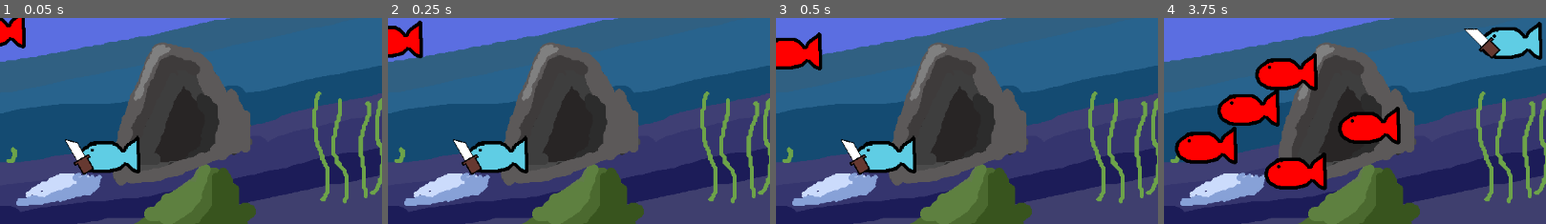
Above: before the commit, frames 1-4 (left to right).
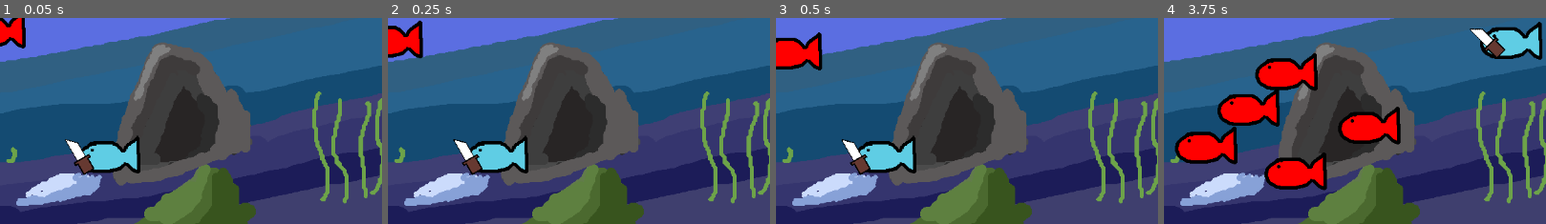
Above: after the commit, the same moments.

Repository: tony10201/FISH
Game: Godot game, scene res://Assets/Levels/main.tscn
Two runs of this game, one before a commit and one after it. Both use one fixed random seed, a clock stepped at 60 frames per second and the inputs below. The engine's default icon, where the game draws it, is replaced by a stand-in: a white triangle on a blue panel in a dark square.
Inputs (mouse positions are % of the whole screen's width and height, from its top left):
- Up to frame 1 (0.05 s): no input
- Up to frame 2 (0.25 s): no input
- Up to frame 3 (0.5 s): no input
- Up to frame 4 (3.75 s): move the mouse to (72, 43) at 0.52 s; press the mouse at (72, 43) at 0.53 s; hold D (Right) 0.53-1.28 s; move the mouse to (30, 53) at 1.27 s; release the mouse at (30, 53) at 1.28 s; hold S (Down) 1.28-2.03 s; click (30, 53) at 1.35 s; move the mouse to (60, 25) at 2.02 s; press the mouse at (60, 25) at 2.03 s; hold D (Right) 2.03-2.78 s; move the mouse to (45, 69) at 2.77 s; release the mouse at (45, 69) at 2.78 s; hold W (Up) 2.78-3.53 s; click (45, 69) at 2.85 s; move the mouse to (80, 64) at 3.52 s; press the mouse at (80, 64) at 3.53 s; hold A (Left) from 3.53 s (still down)
The pictures show only the part of the screen within x 42-92%, y 30-80%; the shares and areas given below are measured in that part.

The runs differ from the first frame. In frame 1, 0.1% of the frame differs, in the area x 17-25%, y 58-76%; in frame 2, 0.2%; in frame 3, 0.2%; in frame 4, 0.5%, in the area x 78-90%, y 5-20%.

Commit message:
fishy blade way cooler now

Diff:
--- a/Assets/Player/Player.gd
+++ b/Assets/Player/Player.gd
@@ -8,19 +8,26 @@
 
 func _physics_process(_delta: float) -> void:
 	inputs()
+	moveKnife()
 	#animation stoof idk flip if moving at a certain way
 	if velocity.x >= .5:
 		$Sprite2D.flip_h = true
 		movingLeft = false
-		$Knife.global_position.x = global_position.x + 45
-		$Knife.global_rotation = global_rotation + 45
 	if velocity.x <= -0.5:
 		$Sprite2D.flip_h = false
 		movingLeft = true
-		$Knife.global_position.x = global_position.x - 45
-		$Knife.global_rotation = global_rotation
+
 	move_and_slide()
 
+#moves knife left and right with a delay between moving lol might change to a tween or something smoother :P
+#ok changed move_toward to lerp does the thingy i was looking 4 :3 - lunar
+func moveKnife():
+	if not movingLeft:
+		$Knife.global_rotation = global_rotation + 45
+		$Knife.global_position.x = lerp($Knife.global_position.x, global_position.x + 45, .2)
+	else:
+		$Knife.global_rotation = global_rotation
+		$Knife.global_position.x = lerp($Knife.global_position.x, global_position.x - 45, .2)
 
 func inputs():
 	# Get the input direction and handle the movement/deceleration.
